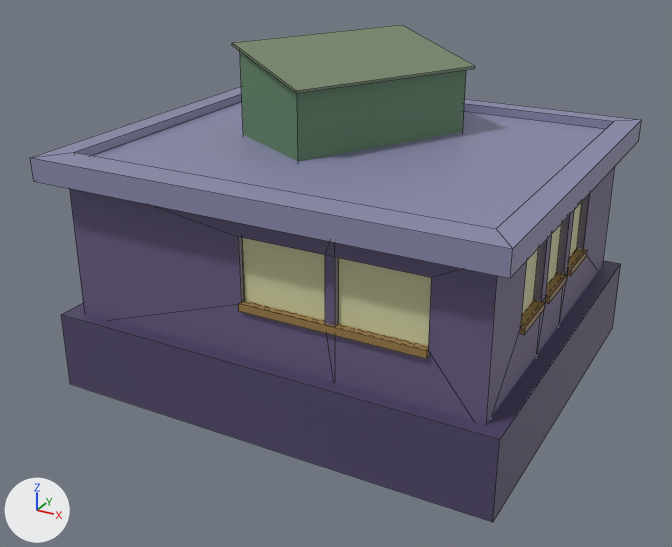
The FBX model Assets/Models/Crossing/Crossing_Buildings/Individual_Buildings/SouthWest_House_05.fbx, before and after one commit.
Camera for both pictures: a 50 mm camera at (-0.053, -1.317, 0.253) aimed at (-0.275, -0.913, 0.051). Arrows for +X, +Y and +Z are at lower left; the lights stay in place. Mesh edges are drawn as thin lines. Where no turn or scale is listed for an object, it has been applied to the vertices.

The older version as bpy lines, for what is in view:
```python
me_mesh = bpy.data.meshes.new('Mesh')
me_mesh.from_pydata(...)  # 150 vertices, 109 faces; spans x -0.122..0.122, y -0.109..0.109, z -0.087..0.087
me_mesh.materials.append(mat_flatcolorbase3)  # picture img_plaza_04_diffuse_jpg
ob_southwest_house_05 = bpy.data.objects.new('SouthWest_House_05', me_mesh)
ob_southwest_house_05.location = (-0.2716, -0.8969, 0.0806)
```
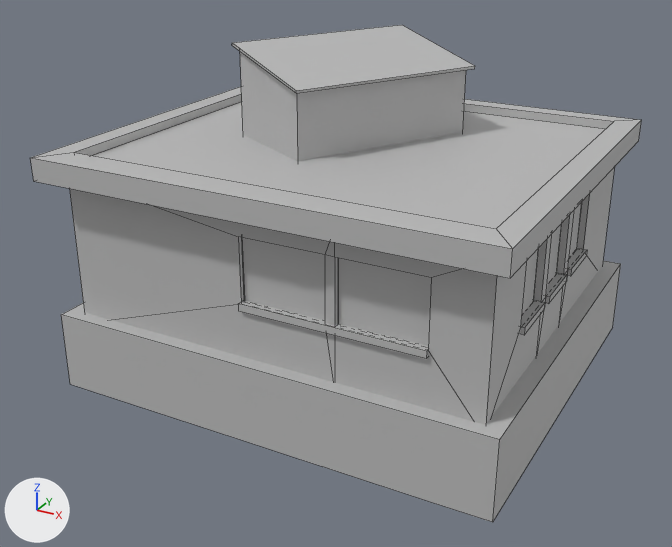
Location of each change, (x1, y1, x2, y2) in pixels of the pictures (672 x 547 px):
'SouthWest_House_05', recoloured (purple to grey)
    both: (31, 25, 641, 522)

What the commit changed:
Material 'Environment_02' (mat_environment_02) is new.
Its base color is (0.5, 0.5, 0.5) (grey #bcbcbc).
me_mesh has 150 vertices, 109 faces and spans x -0.122..0.122, y -0.109..0.109, z -0.087..0.087.
me_mesh no longer uses material mat_flatcolorbase3 (picture img_plaza_04_diffuse_jpg).
me_mesh now uses material mat_environment_02 (grey #bcbcbc).
